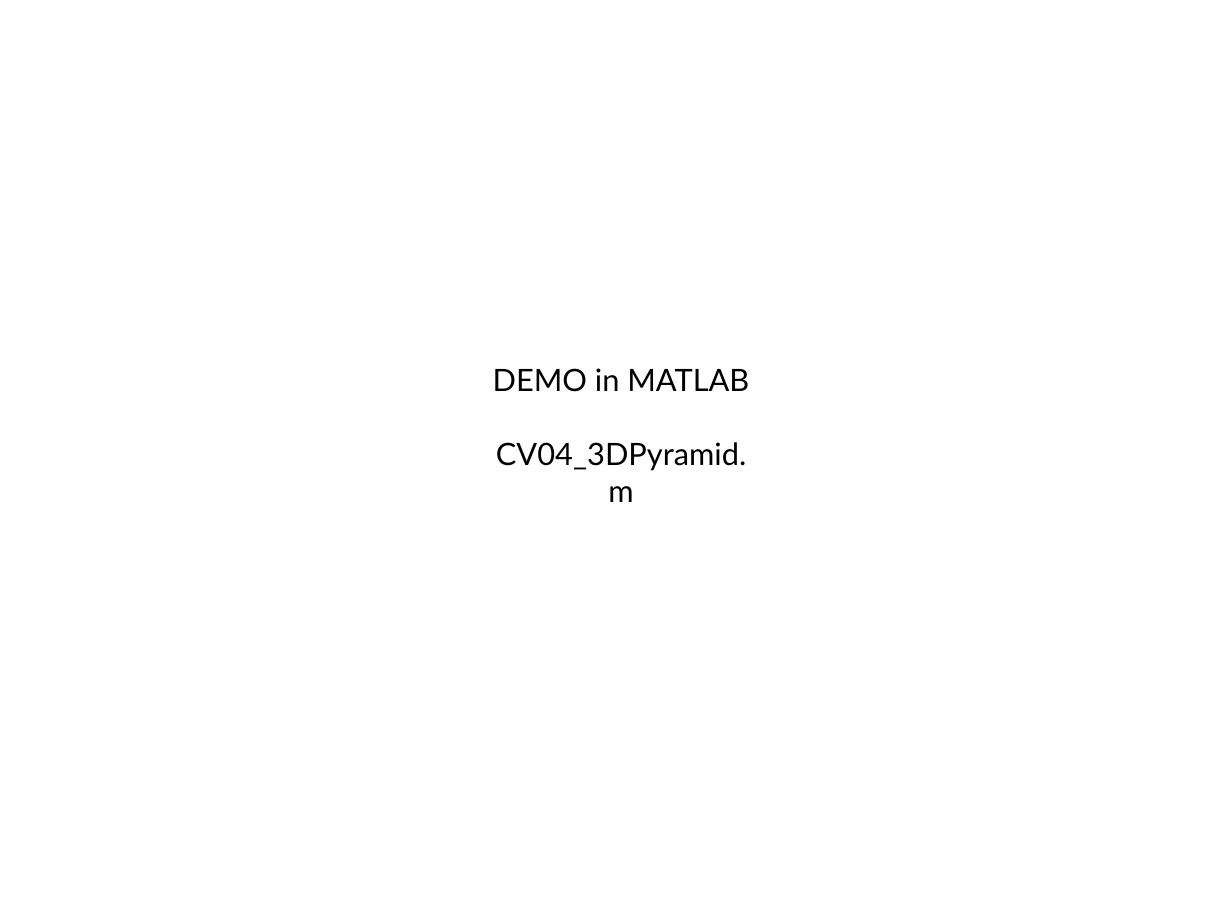
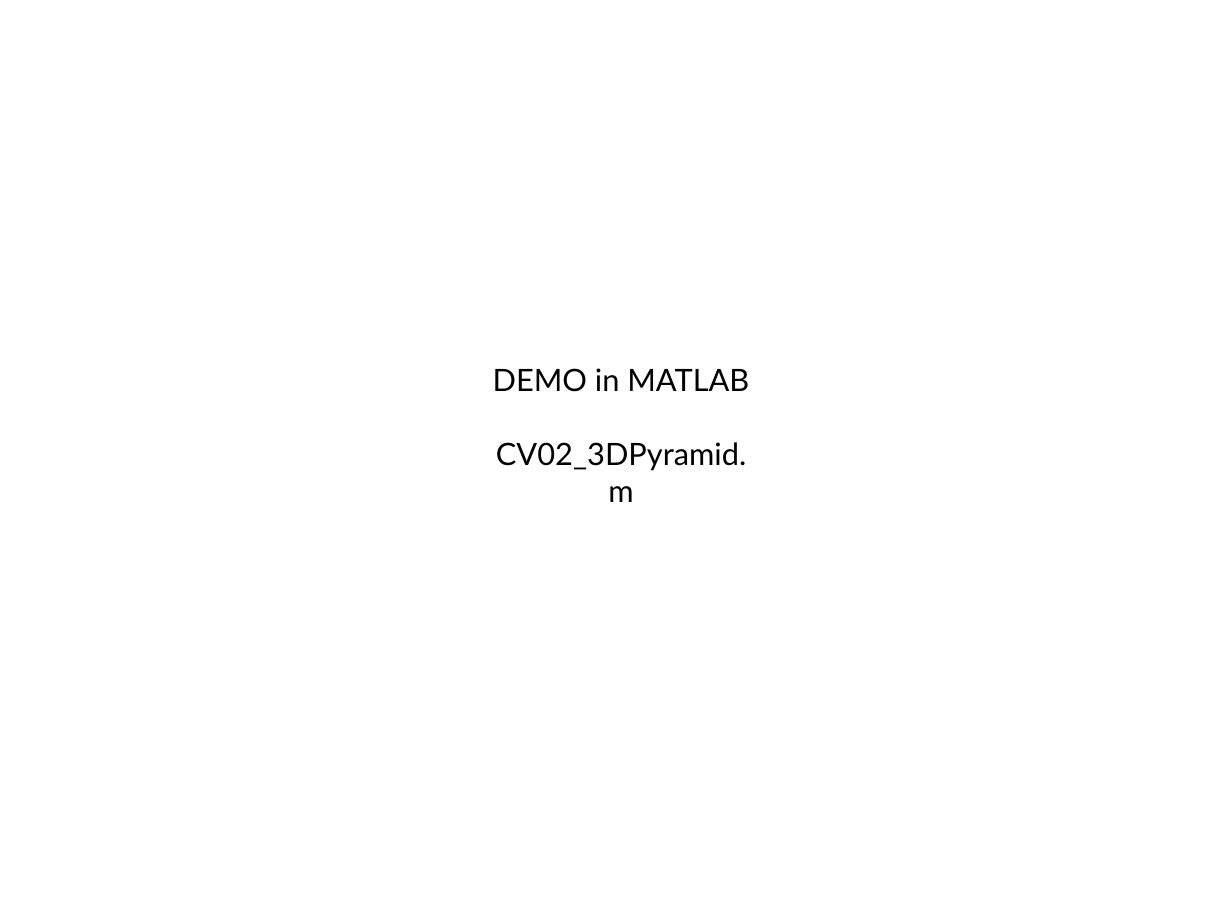
Before and after one commit to domingomery/vision, a slide deck: slide 13 of clases/Cap02_Geometria/presentaciones/CV02_Transformation3D.pptx. Drawn at 1232x924 pixels with LibreOffice and Linux fonts; fonts in the diff are those of the drawing. Boxes give left, top, right and bottom in pixels: in the first picture for what was removed or moved away, otherwise in the second. Text is boxed around its words. In the diff, an @@ line names an element or a change of style, - is before the commit and + after.

```diff
--- a/clases/Cap02_Geometria/presentaciones/CV02_Transformation3D.pptx
+++ b/clases/Cap02_Geometria/presentaciones/CV02_Transformation3D.pptx
@@ text at (496,442,746,502): text changed @@
-CV04_3DPyramid.m
+CV02_3DPyramid.m
```
Also in this commit, not shown: 31 other files.
